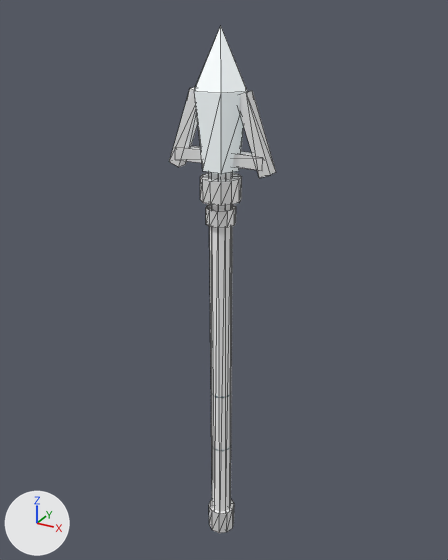
An edit to the glTF model assets/models/glb/underworld-weapon-icebind-staff.glb, drawn before and after from the same camera.
Both versions are drawn from a 50 mm lens placed at (0.942, -1.693, 1.119), pointed at (-0.017, 0.051, 0.247). Lighting does not change. The marker at lower left points along +X, +Y and +Z. The older version comes first. Mesh edges are drawn as thin lines on the coarser meshes. Where no turn or scale is listed for an object, it has been applied to the vertices. Vertices at exactly the same position are counted once.

The older version as bpy lines, for what is in view:
```python
ob_crossbar = bpy.data.objects.new('crossbar', me_crossbar)
ob_crossbar.location = (0.0, 0.0, 0.69)
ob_crown_band = bpy.data.objects.new('crown-band', me_crown_band)
ob_crown_band.location = (0.0, 0.0, 0.59)
ob_crystal_focus = bpy.data.objects.new('crystal-focus', me_crystal_focus)
ob_crystal_focus.location = (0.0, 0.0, 0.853)
ob_left_tine = bpy.data.objects.new('left-tine', me_left_tine)
ob_left_tine.location = (-0.12, 0.0, 0.77)
ob_neck_band = bpy.data.objects.new('neck-band', me_neck_band)
ob_neck_band.location = (0.0, 0.0, 0.5)
ob_pommel = bpy.data.objects.new('pommel', me_pommel)
ob_pommel.location = (0.0, 0.0, -0.77)
ob_right_tine = bpy.data.objects.new('right-tine', me_right_tine)
ob_right_tine.location = (0.12, 0.0, 0.77)
ob_shaft = bpy.data.objects.new('shaft', me_shaft)
ob_shaft.location = (0.0, 0.0, -0.08)
```
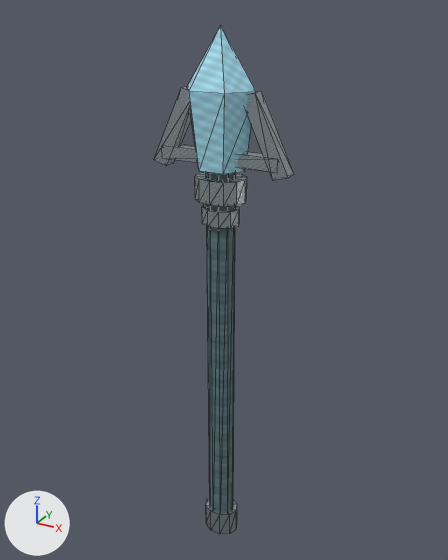
Location of each change, (x1, y1, x2, y2) in pixels of the pictures (448 x 560 px):
'shaft', recoloured, rescaled (darker, 24% wider): before (209, 172, 233, 511); after (206, 172, 236, 512)
'crystal-focus', recoloured, rescaled (30% wider): before (194, 26, 247, 174); after (187, 26, 256, 174)
'right-tine', recoloured, rescaled (white to grey, 29% wider): before (239, 91, 276, 178); after (246, 91, 294, 180)
'left-tine', recoloured, rescaled (white to grey, 27% wider): before (169, 87, 198, 167); after (154, 87, 191, 166)
'crown-band', recoloured, rescaled (23% wider): before (200, 173, 242, 206); after (195, 172, 247, 207)
'crossbar', recoloured, rescaled (white to grey, 31% wider, 15% taller): before (175, 146, 263, 171); after (162, 144, 278, 173)
'pommel', recoloured, rescaled (23% wider, 12% taller): before (209, 500, 234, 533); after (206, 497, 237, 534)
'neck-band', recoloured, rescaled (26% wider, 8% taller): before (206, 205, 236, 228); after (202, 204, 240, 229)

Edits to the bpy script that builds the scene:
```text
Change me_shaft:
    remove me_shaft.from_pydata(...)  # 22 vertices, 40 faces; spans x -0.038..0.038, y -0.036..0.036, z -0.74..0.74
    remove me_shaft.materials.append(mat_magenheim_frost_staff_pale_wood)  # white #ffffff
    add me_shaft.from_pydata(...)  # 22 vertices, 40 faces; spans x -0.05..0.05, y -0.039..0.039, z -0.74..0.74
    me_shaft part 1: the whole mesh is scaled about its middle by (1.32, 1.08, 1)
    add me_shaft.materials.append(mat_magenheim_underworld_weapon_underworld_weapon_icebind_staff_rimewood)
Change me_pommel:
    remove me_pommel.from_pydata(...)  # 22 vertices, 40 faces; spans x -0.0513..0.0513, y -0.0488..0.0488, z -0.05..0.05
    remove me_pommel.materials.append(mat_magenheim_frost_staff_silver)  # white #ffffff
    add me_pommel.from_pydata(...)  # 22 vertices, 40 faces; spans x -0.0677..0.0677, y -0.0527..0.0527, z -0.05..0.05
    me_pommel part 2: the whole mesh is scaled about its middle by (1.32, 1.08, 1)
    add me_pommel.materials.append(mat_magenheim_underworld_weapon_underworld_weapon_icebind_staff_rimesilver)
Change me_neck_band:
    remove me_neck_band.from_pydata(...)  # 22 vertices, 40 faces; spans x -0.0494..0.0494, y -0.047..0.047, z -0.0275..0.0275
    remove me_neck_band.materials.append(mat_magenheim_frost_staff_silver)  # white #ffffff
    add me_neck_band.from_pydata(...)  # 22 vertices, 40 faces; spans x -0.0652..0.0652, y -0.0507..0.0507, z -0.0275..0.0275
    me_neck_band part 3: the whole mesh is scaled about its middle by (1.32, 1.08, 1)
    add me_neck_band.materials.append(mat_magenheim_underworld_weapon_underworld_weapon_icebind_staff_rimesilver)
Change me_crown_band:
    remove me_crown_band.from_pydata(...)  # 26 vertices, 48 faces; spans x -0.066..0.066, y -0.066..0.066, z -0.0375..0.0375
    remove me_crown_band.materials.append(mat_magenheim_frost_staff_silver)  # white #ffffff
    add me_crown_band.from_pydata(...)  # 26 vertices, 48 faces; spans x -0.0871..0.0871, y -0.0713..0.0713, z -0.0375..0.0375
    me_crown_band part 4: the whole mesh is scaled about its middle by (1.32, 1.08, 1)
    add me_crown_band.materials.append(mat_magenheim_underworld_weapon_underworld_weapon_icebind_staff_rimesilver)
Change me_crossbar:
    remove me_crossbar.from_pydata(...)  # 8 vertices, 12 faces; spans x -0.155..0.155, y -0.023..0.023, z -0.02..0.02
    remove me_crossbar.materials.append(mat_magenheim_frost_staff_silver)  # white #ffffff
    add me_crossbar.from_pydata(...)  # 8 vertices, 12 faces; spans x -0.205..0.205, y -0.024..0.024, z -0.02..0.02
    me_crossbar part 5: the whole mesh is scaled about its middle by (1.32, 1.08, 1)
    add me_crossbar.materials.append(mat_magenheim_underworld_weapon_underworld_weapon_icebind_staff_rimesilver)
Change me_left_tine:
    remove me_left_tine.from_pydata(...)  # 8 vertices, 12 faces; spans x -0.062..0.062, y -0.02..0.02, z -0.124..0.124
    remove me_left_tine.materials.append(mat_magenheim_frost_staff_silver)  # white #ffffff
    add me_left_tine.from_pydata(...)  # 8 vertices, 12 faces; spans x -0.081..0.081, y -0.022..0.022, z -0.124..0.124
    me_left_tine part 6: the whole mesh is scaled about its middle by (1.32, 1.08, 1)
    add me_left_tine.materials.append(mat_magenheim_underworld_weapon_underworld_weapon_icebind_staff_rimesilver)
Change me_right_tine:
    remove me_right_tine.from_pydata(...)  # 8 vertices, 12 faces; spans x -0.062..0.062, y -0.02..0.02, z -0.124..0.124
    remove me_right_tine.materials.append(mat_magenheim_frost_staff_silver)  # white #ffffff
    add me_right_tine.from_pydata(...)  # 8 vertices, 12 faces; spans x -0.081..0.081, y -0.022..0.022, z -0.124..0.124
    me_right_tine part 7: the whole mesh is scaled about its middle by (1.32, 1.08, 1)
    add me_right_tine.materials.append(mat_magenheim_underworld_weapon_underworld_weapon_icebind_staff_rimesilver)
Change me_crystal_focus:
    remove me_crystal_focus.from_pydata(...)  # 14 vertices, 24 faces; spans x -0.09..0.09, y -0.078..0.078, z -0.218..0.218
    remove me_crystal_focus.materials.append(mat_magenheim_frost_staff_frost_bright_crystal)  # white #ffffff, glowing grey #667275
    add me_crystal_focus.from_pydata(...)  # 14 vertices, 24 faces; spans x -0.119..0.119, y -0.084..0.084, z -0.218..0.218
    me_crystal_focus part 8: the whole mesh is scaled about its middle by (1.32, 1.08, 1)
    add me_crystal_focus.materials.append(mat_magenheim_underworld_weapon_underworld_weapon_icebind_staff_clear_ice)
Change ob_left_tine:
    ob_left_tine.location: (-0.12, 0.0, 0.77) -> (-0.158, 0.0, 0.77)
Change ob_right_tine:
    ob_right_tine.location: (0.12, 0.0, 0.77) -> (0.158, 0.0, 0.77)
```
